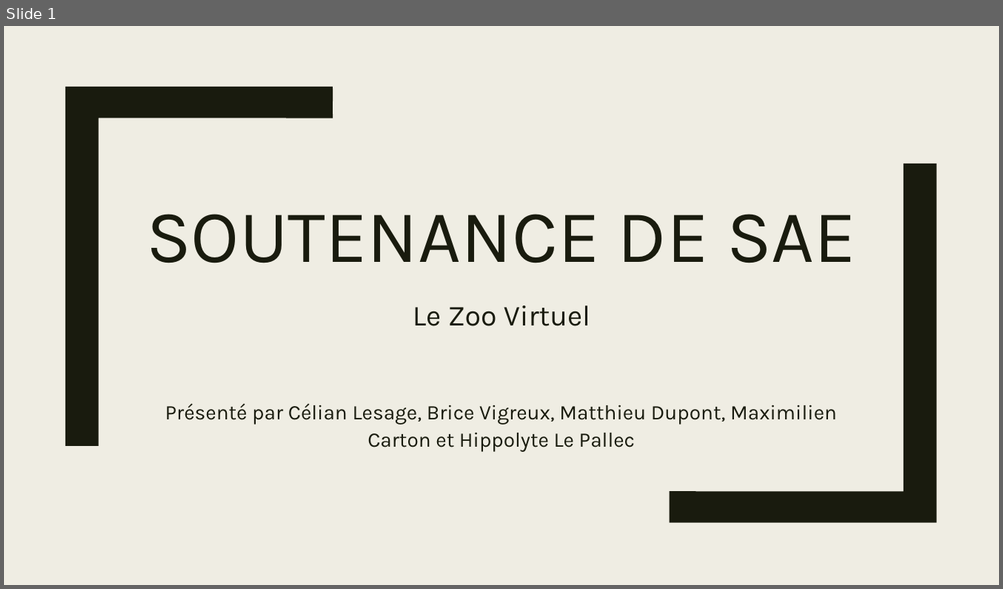
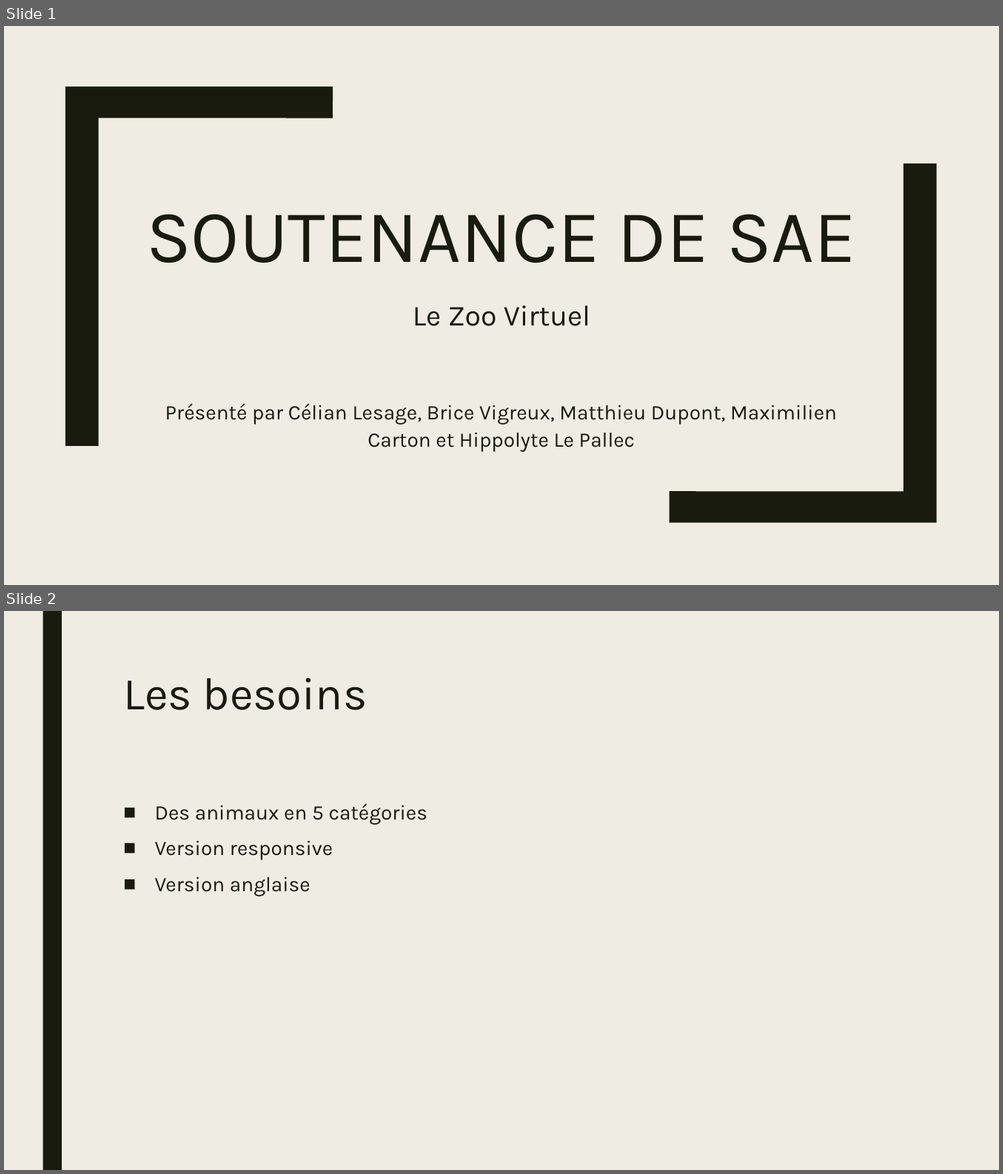
Before and after one commit to paastabox/virtual-zoo, a slide deck: Soutenance de SAE.pptx. Shown one above the other, each under a label of ours: slide 1 before the commit, slides 1 and 2 after it. The pictures are 1003x589 and 1003x1174 pixels, drawn with LibreOffice and Linux fonts; fonts in the diff are those of the drawing. Boxes give left, top, right and bottom in pixels: in the first picture for what was removed or moved away, otherwise in the second. Text is boxed around its words. In the diff, an @@ line names an element or a change of style, - is before the commit and + after.

```diff
--- a/Soutenance de SAE.pptx
+++ b/Soutenance de SAE.pptx
@@ slide 2 added at (4, 611, 999, 1170), background #EFEDE3 @@
@@ rectangle added at (42, 611, 62, 1170), fill #191B0E @@
@@ title added at (123, 678, 367, 710), 44 pt, text #191B0E @@
+Les besoins
@@ text added at (155, 803, 427, 897), 20 pt, text #191B0E @@
+■ Des animaux en 5 catégories
+■ Version responsive
+■ Version anglaise
```
Also in this commit, not shown: 2 other slides added, 2 slides removed.
